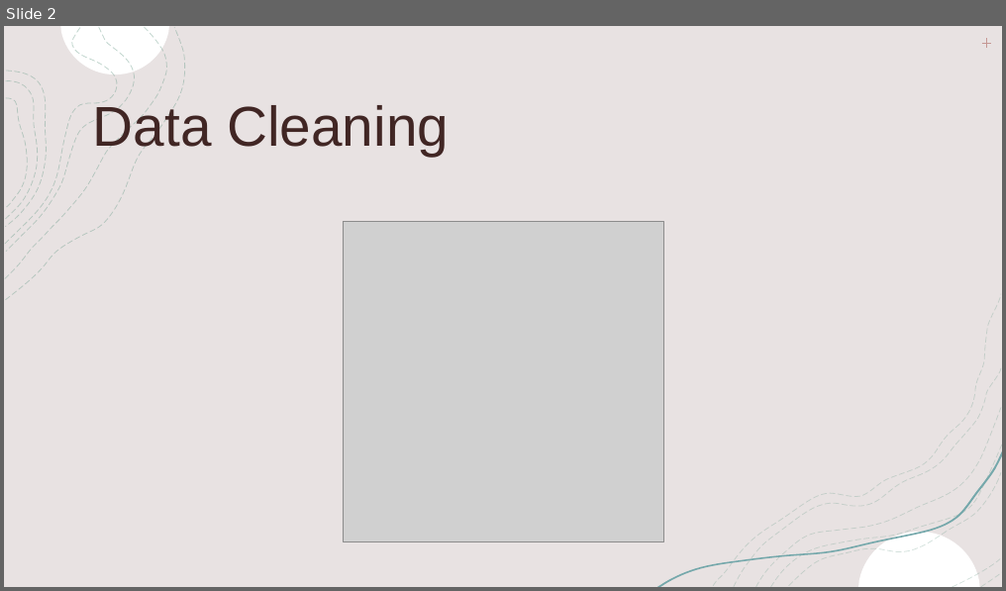
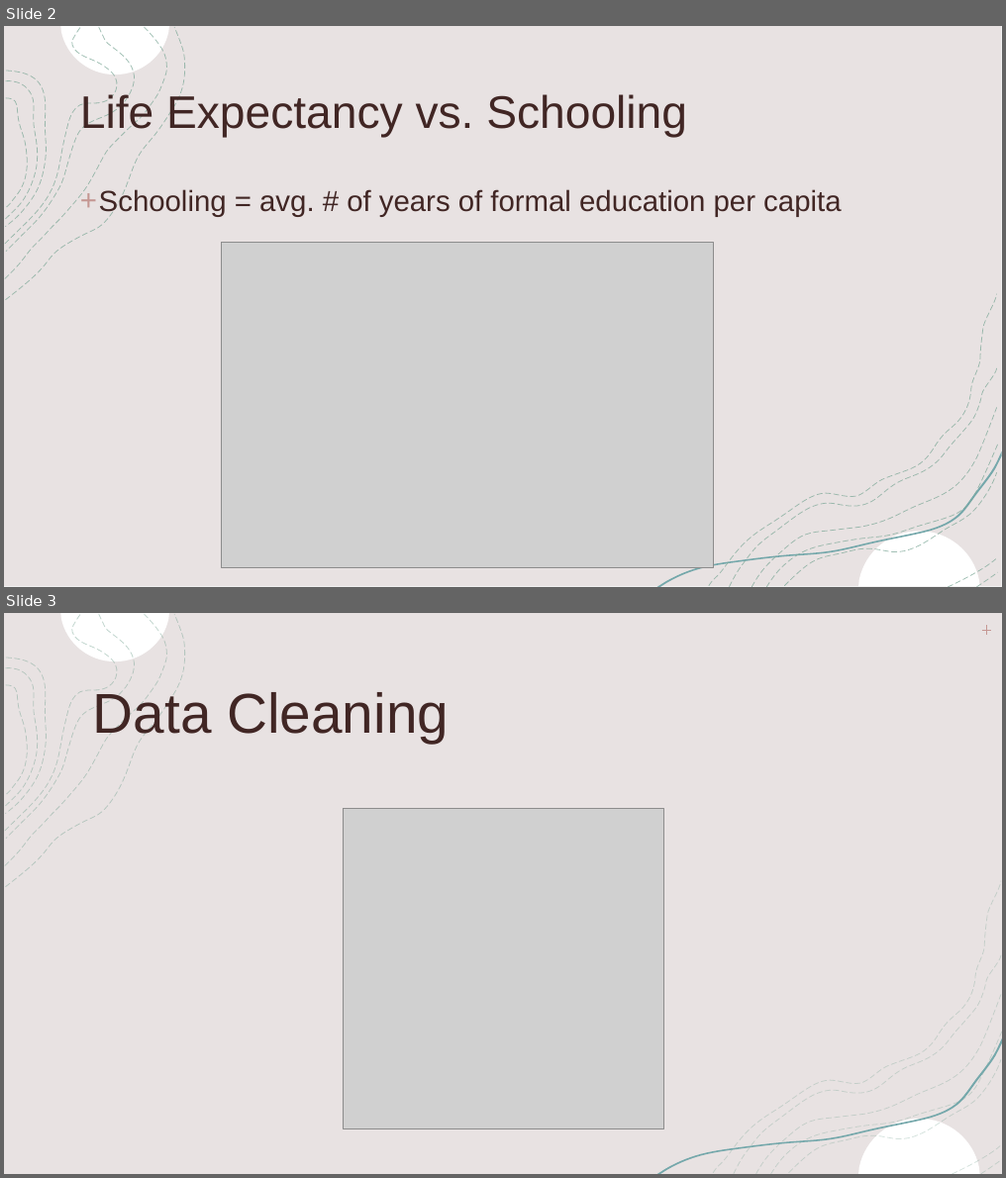
Before and after one commit to jaryan77/TeamTitans_Project_1, a slide deck: Life Expectancy Presentation.pptx. Shown one above the other, each under a label of ours: slide 2 before the commit, slides 2 and 3 after it. The pictures are 1006x591 and 1006x1178 pixels, drawn with LibreOffice and Linux fonts; fonts in the diff are those of the drawing; grey boxes stand for pictures. Boxes give left, top, right and bottom in pixels: in the first picture for what was removed or moved away, otherwise in the second. Text is boxed around its words. In the diff, an @@ line names an element or a change of style, - is before the commit and + after.

```diff
--- a/Life Expectancy Presentation.pptx
+++ b/Life Expectancy Presentation.pptx
@@ slide 2 added at [4, 26, 1002, 587], background #FFFFFF; not listed: 8 template elements that a slide beside it also shows @@
@@ rectangle added at [4, 26, 1002, 587], fill #E8E2E2, outline #F2F2F2 1 pt @@
@@ freeform shape added at [60, 26, 169, 75], fill #FFFFFF @@
@@ group added at [6, 28, 185, 300]: 4 freeform shapes @@
@@ title added at [80, 92, 687, 138], 44 pt, text #412624 @@
+Life Expectancy vs. Schooling
@@ text added at [99, 189, 841, 217], 28 pt, text #412624 @@
++ Schooling = avg. # of years of formal education per capita
@@ picture added at [221, 243, 714, 569] @@
@@ freeform shape added at [709, 294, 997, 586], outline #81AA9B 0.75 pt dashed @@
@@ freeform shape added at [656, 452, 1002, 587], fill #75A8AB @@
@@ freeform shape added at [785, 472, 997, 586], outline #81AA9B 0.75 pt dashed @@
@@ freeform shape added at [859, 531, 980, 586], fill #FFFFFF @@
@@ what was slide 2 is now slide 3 @@
```
Also in this commit, not shown: 5 slides changed, 3 other slides added, 4 slides removed, 14 other files.
